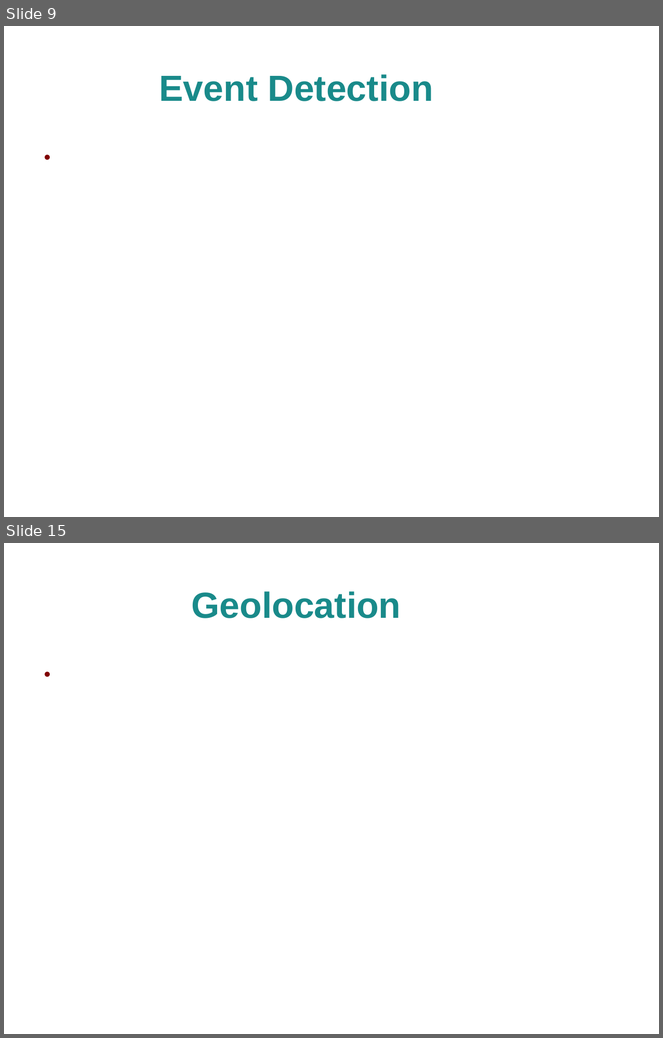
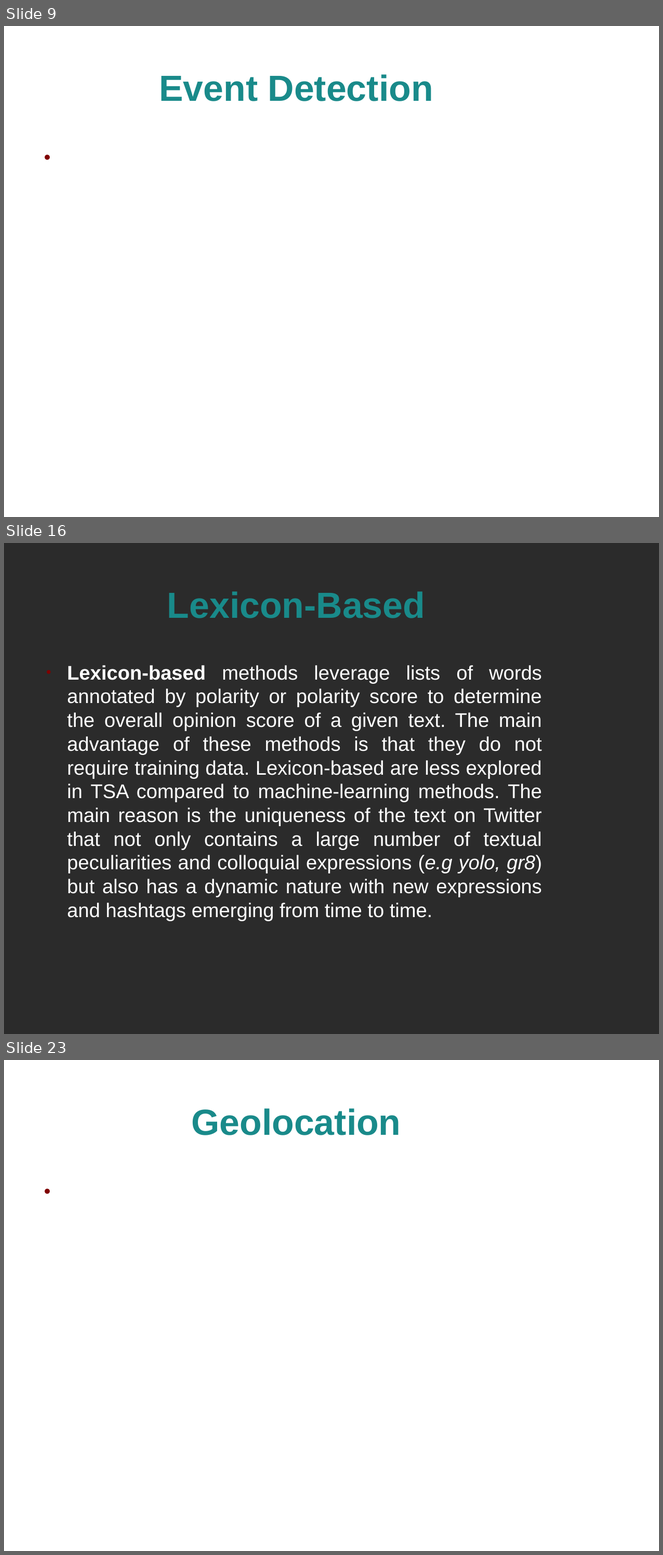
Before and after one commit to alextsil/twitter-topic-detection-and-analysis, a slide deck: parousiasi/presentation.odp. Shown one above the other, each under a label of ours: slides 9 and 15 before the commit, slides 9, 16 and 23 after it; the slides between them are not shown. The pictures are 663x1038 and 663x1555 pixels, drawn with LibreOffice and Linux fonts; fonts in the diff are those of the drawing; background and template pictures are left out; a plain dark background stands for a picture behind light text. Boxes give left, top, right and bottom in pixels: in the first picture for what was removed or moved away, otherwise in the second. Text is boxed around its words. In the diff, an @@ line names an element or a change of style, - is before the commit and + after.

```diff
--- a/parousiasi/presentation.odp
+++ b/parousiasi/presentation.odp
@@ slide 16 added at box(4, 543, 659, 1034), background picture (left out) @@
@@ title added at box(167, 591, 425, 618), 44 pt, text #198A8A, bold @@
+Lexicon-Based
@@ text added at box(67, 665, 542, 922), 24 pt, text #FFFFFF @@
+● Lexicon-based methods leverage lists of words annotated by polarity or polarity score to determine the overall opinion score of a given text. The main advantage of these methods is that they do not require training data. Lexicon-based are less explored in TSA compared to machine-learning methods. The main reason is the uniqueness of the text on Twitter that not only contains a large number of textual peculiarities and colloquial expressions (e.g yolo, gr8) but also has a dynamic nature with new expressions and hashtags emerging from time to time.
@@ what was slide 15 is now slide 23 @@
```
Also in this commit, not shown: 1 slide changed, 12 other slides added, 5 slides removed.
